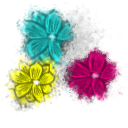
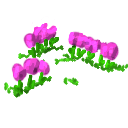
The second 128 x 128 image is a revision of the first. Changes to its layers:
painted on "Ebene" over [0, 3, 125, 112]
added layer "bg" above "Ebene #1" over [4, 45, 128, 98]
hid "Ebene #1" over [1, 2, 126, 114]
